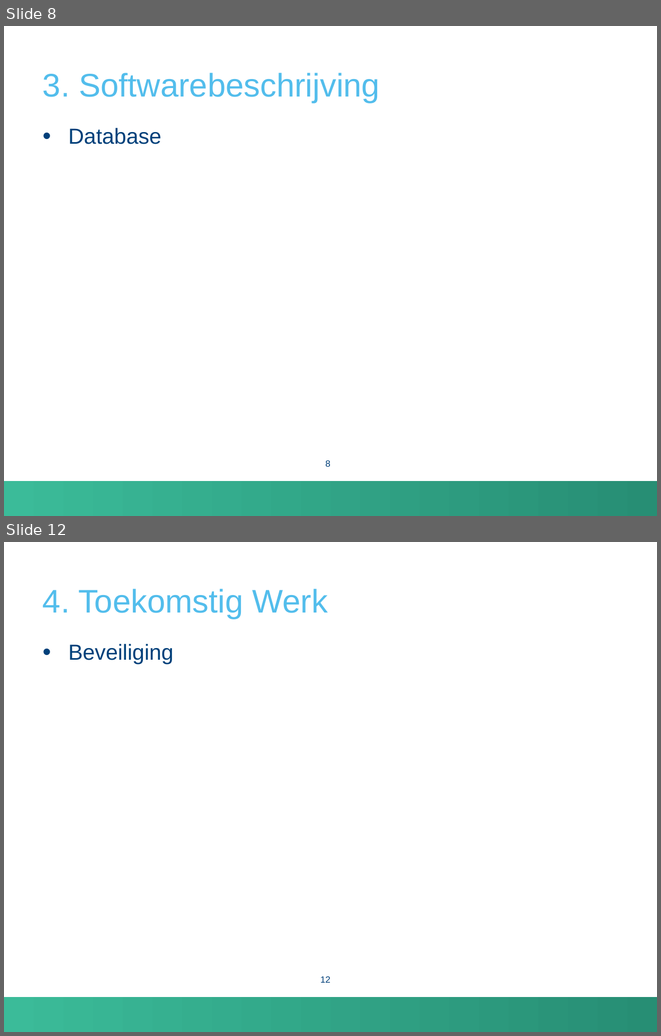
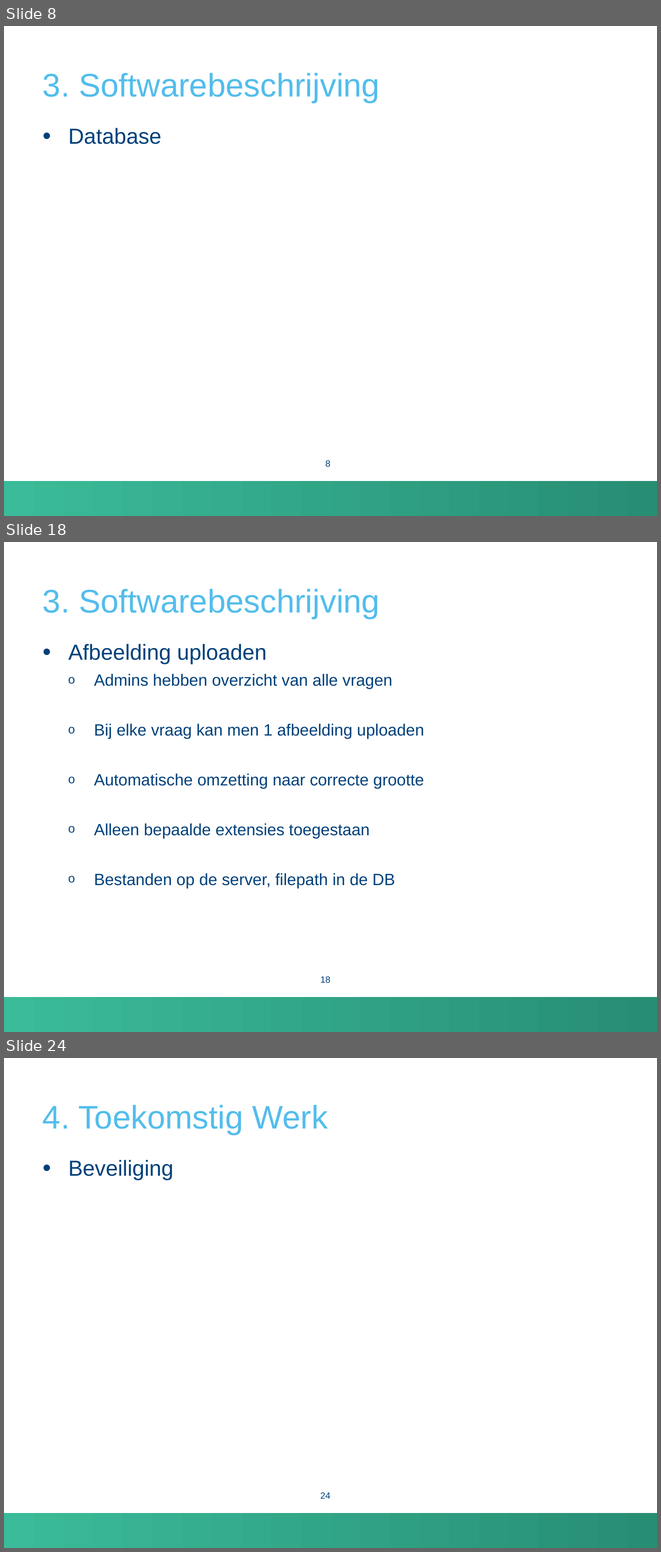
Before and after one commit to FrancisHoste00/AcaBachProject2, a slide deck: Presentatie.pptx. Shown one above the other, each under a label of ours: slides 8 and 12 before the commit, slides 8, 18 and 24 after it; the slides between them are not shown. The pictures are 661x1036 and 661x1552 pixels, drawn with LibreOffice and Linux fonts; fonts in the diff are those of the drawing; background and template pictures are left out. Boxes give left, top, right and bottom in pixels: in the first picture for what was removed or moved away, otherwise in the second. Text is boxed around its words. In the diff, an @@ line names an element or a change of style, - is before the commit and + after.

```diff
--- a/Presentatie.pptx
+++ b/Presentatie.pptx
@@ slide 18 added at (x1=4, y1=542, x2=657, y2=1032), background #FFFFFF; not listed: 1 template element that a slide beside it also shows @@
@@ title added at (x1=43, y1=589, x2=380, y2=618), 36 pt, text #52BDEC @@
+3. Softwarebeschrijving
@@ text added at (x1=68, y1=644, x2=424, y2=888), 18 pt, text #00407A @@
+• Afbeelding uploaden
+  o Admins hebben overzicht van alle vragen
+  o Bij elke vraag kan men 1 afbeelding uploaden
+  o Automatische omzetting naar correcte grootte
+  o Alleen bepaalde extensies toegestaan
+  o Bestanden op de server, filepath in de DB
@@ page number added at (x1=320, y1=976, x2=330, y2=982), 10 pt, text #00407A @@
+18
@@ what was slide 12 is now slide 24 @@
@@ page number at (x1=320, y1=1492, x2=330, y2=1498): text changed @@
-12
+24
```
Also in this commit, not shown: 5 slides changed, 11 other slides added.
